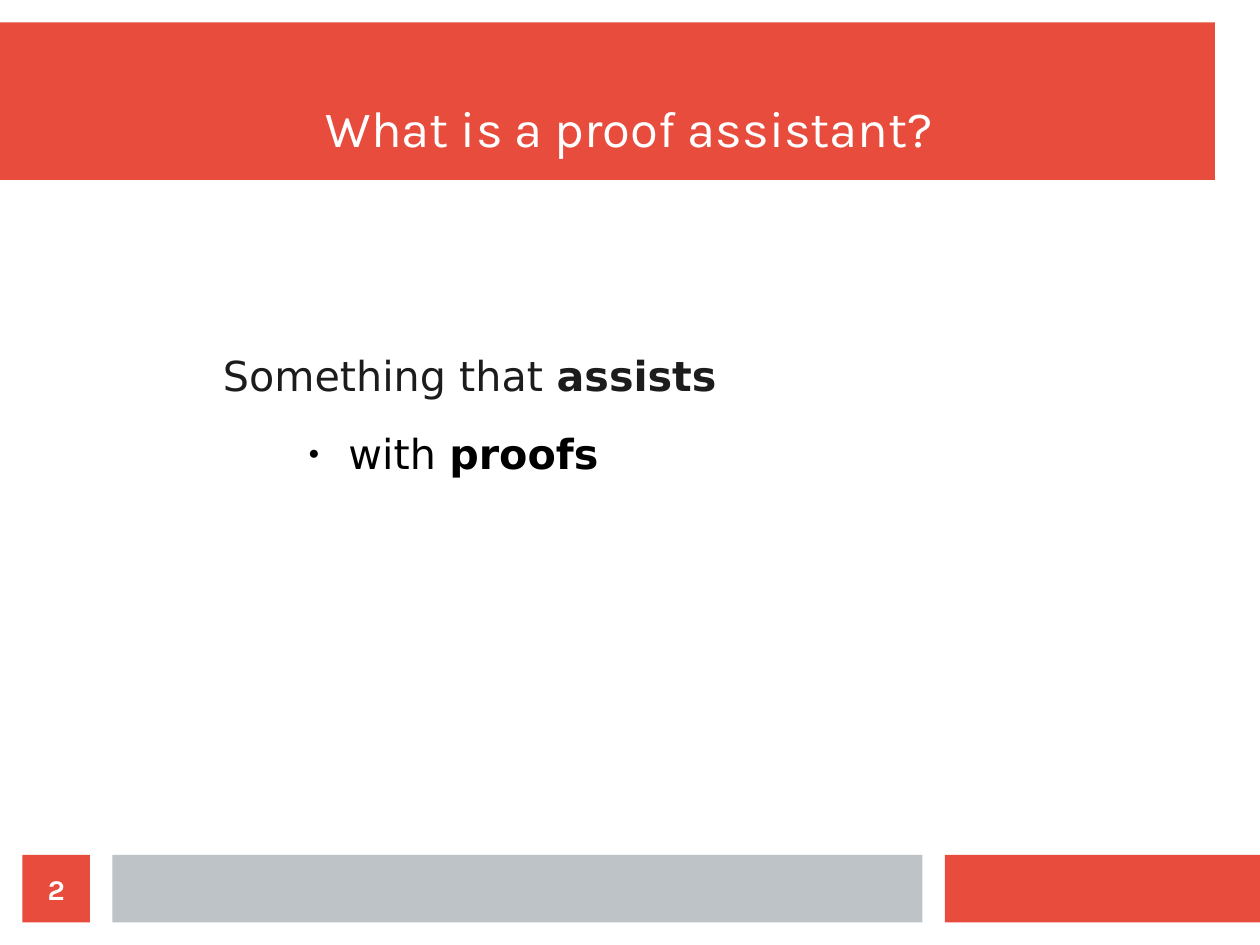
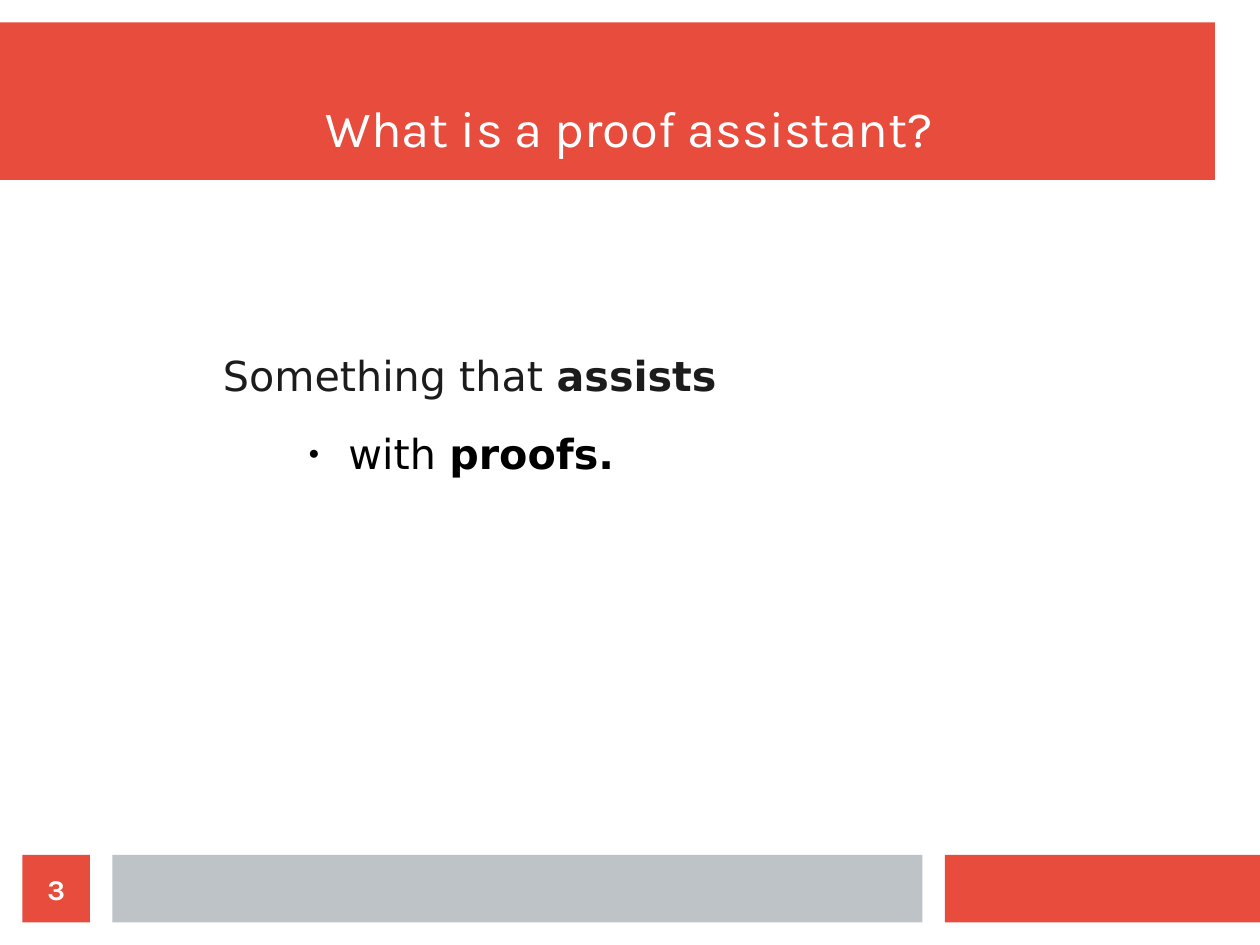
Before and after one commit to wilbowma/cur, a slide deck: slide 3 of hope-2016/slides.odp (slide 2 before the commit). Drawn at 1260x945 pixels with LibreOffice and Linux fonts; fonts in the diff are those of the drawing. Boxes give left, top, right and bottom in pixels: in the first picture for what was removed or moved away, otherwise in the second. Text is boxed around its words. In the diff, an @@ line names an element or a change of style, - is before the commit and + after.

```diff
--- a/hope-2016/slides.odp
+++ b/hope-2016/slides.odp
@@ text at (x1=348, y1=437, x2=614, y2=478): text changed @@
-● with proofs
+● with proofs.
@@ page number at (x1=47, y1=881, x2=65, y2=901): text changed @@
-2
+3
```
Also in this commit, not shown: 7 other slides changed, 3 slides added.
